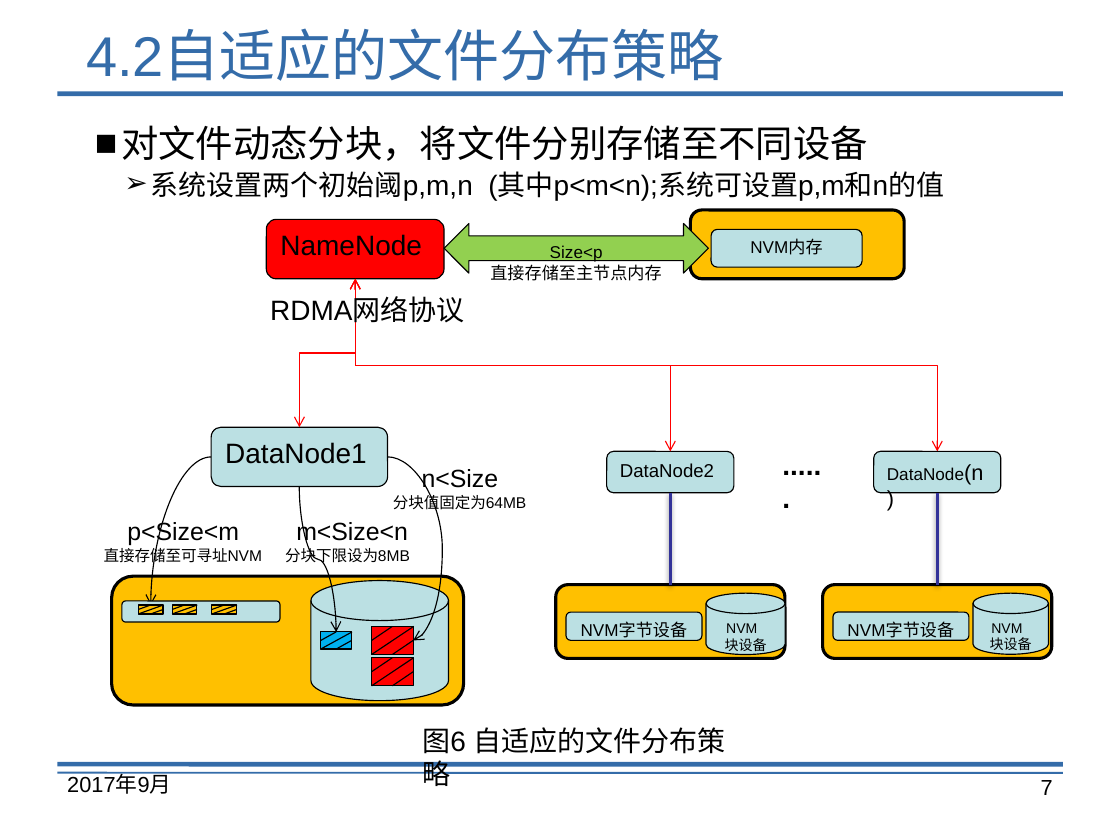
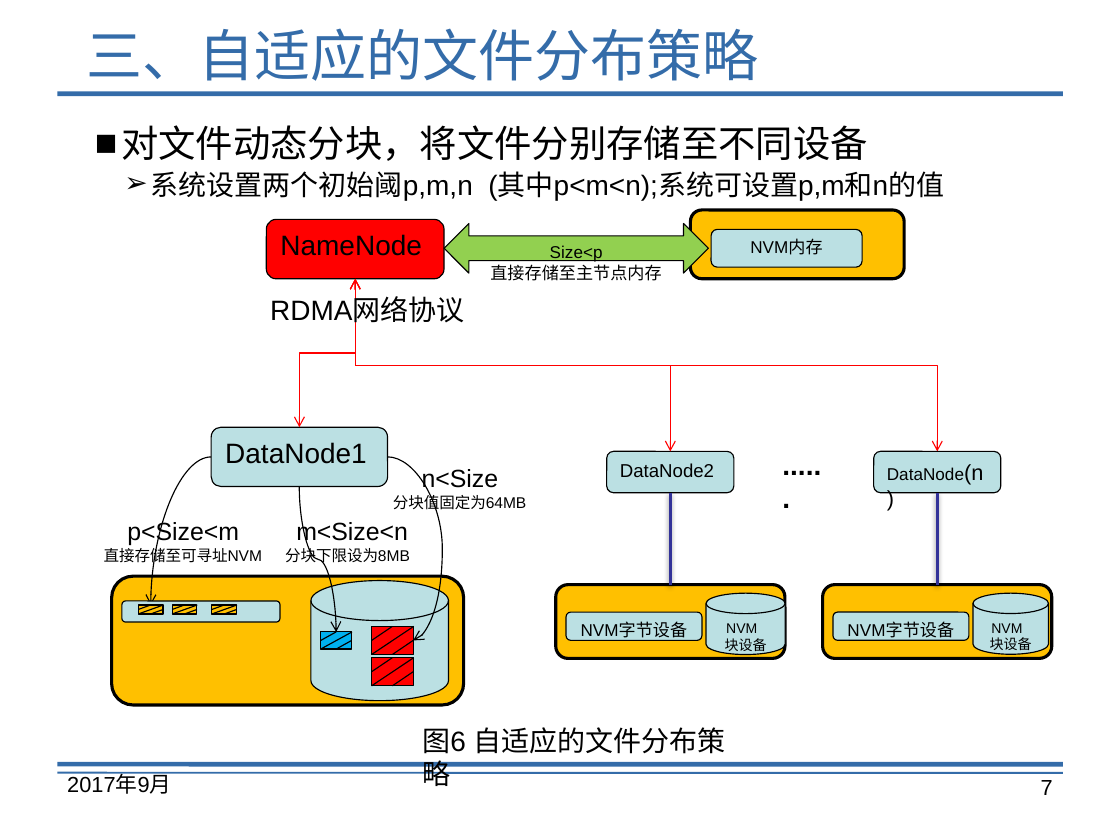
Before and after one commit to lis7fire/longhubang, a slide deck: slide 7 of 实验总结.pptx. Drawn at 1120x840 pixels with LibreOffice and Linux fonts; fonts in the diff are those of the drawing. Boxes give left, top, right and bottom in pixels: in the first picture for what was removed or moved away, otherwise in the second. Text is boxed around its words. In the diff, an @@ line names an element or a change of style, - is before the commit and + after.

```diff
--- a/实验总结.pptx
+++ b/实验总结.pptx
@@ title at (86, 28, 758, 81): text changed @@
-4.2自适应的文件分布策略
+三、自适应的文件分布策略
```
Also in this commit, not shown: 6 other slides changed, 6 slides added, 3 slides removed, 2 other files.
